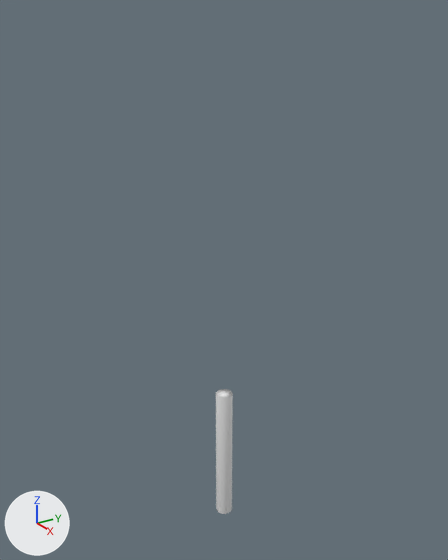
One commit to the Blender file WalkerModel.blend: the scene before it, then after it.
Camera for both pictures: a 50 mm lens placed at (3.5, -3.99, 4.02), pointed at (-2.94, 0.1, 1.0). Arrows for +X, +Y and +Z are at lower left; the lights stay in place.
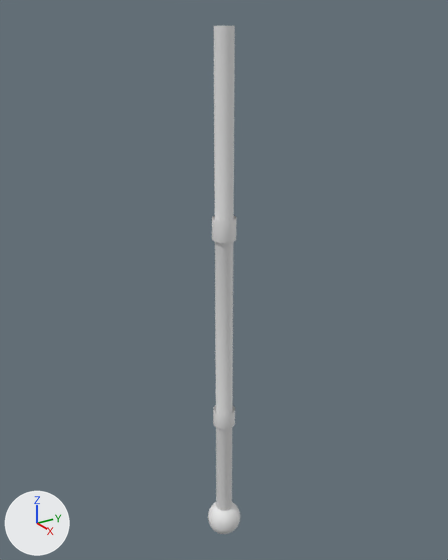
Commit message: Mainking first leg of walker

Patch to the scene script:
```diff
--- a/WalkerModel.blend.py
+++ b/WalkerModel.blend.py
@@ me_cylinder @@
 # used by ob_cylinder; location = (-2.78, 0.0, -1.62); scale = (0.118, 0.118, 1.0)
-me_cylinder.from_pydata(...)  # 50 vertices, 72 faces; spans x -1.0..1.0, y -1.0..1.0, z -1.0..1.0
+me_cylinder.from_pydata(...)  # 603 vertices, 624 faces; spans x -2.09..2.09, y -2.09..2.09, z -1.41..5.72
+# me_cylinder part 1: a new loose piece, a UV sphere (24 segments, 16 rings, poles along z) spanning x -2.09..2.09, y -2.09..2.09, z -1.41..-0.91
+# me_cylinder part 2
+# 1 vertex is removed from x 0.0, y 0.0, z 1.0
+# 24 faces are deleted
+# 24 vertices in x -1.0..1.0, y -1.0..1.0, z 1.0 move by (0.0, 0.0, -0.45)
+# 96 vertices are added at x -1.3..1.3, y -1.3..1.3, z 0.52..3.49
+# 24 new vertices lie (0.0, 0.0, 2.54) away from vertices in x -1.0..1.0, y -1.0..1.0, z 0.73
+# 24 new vertices lie (0.0, 0.0, 2.23) away from vertices in x -1.0..1.0, y -1.0..1.0, z 3.49
+# 24 new vertices lie (0.0, 0.0, 0.28) away from vertices in x -1.3..1.3, y -1.3..1.3, z 3.24
+# 24 new vertices lie (0.0, 0.0, 0.23) away from vertices in x -1.3..1.3, y -1.3..1.3, z 0.52
+# 192 new faces join them
```

Location of each change, [x1, y1, x2, y2] in pixels of the pictures (448 x 560 px):
'Cylinder', reshaped (83% wider, 304% taller): before [216, 389, 233, 514]; after [208, 26, 240, 534]
part 1 of me_cylinder, added: after [208, 502, 240, 534]
part 2 of me_cylinder, built on: before [216, 389, 233, 514]; after [212, 26, 237, 511]
